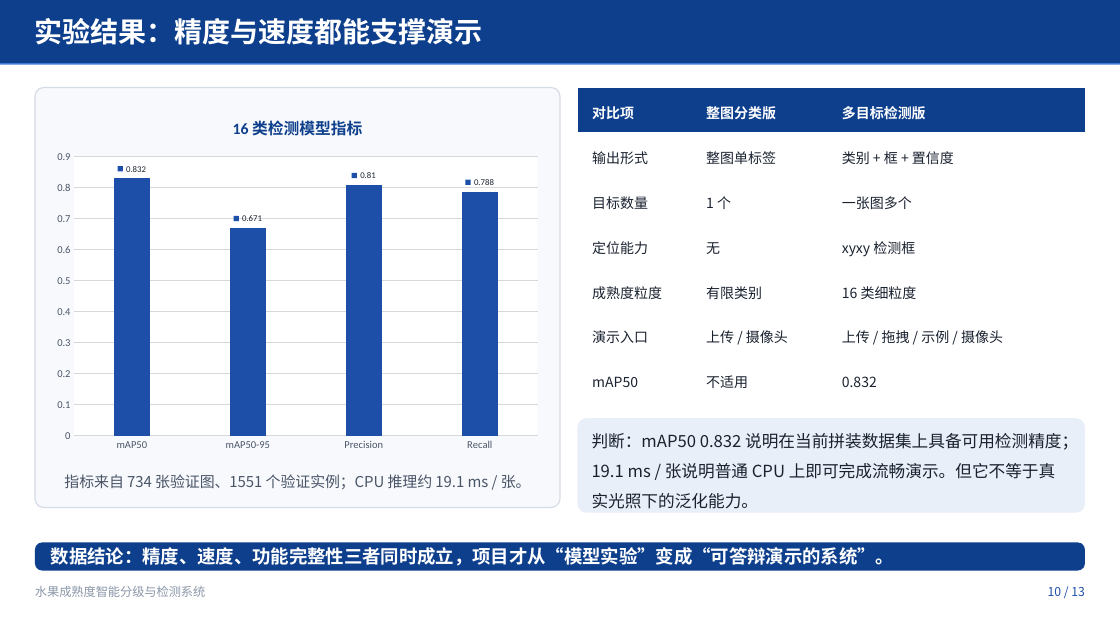
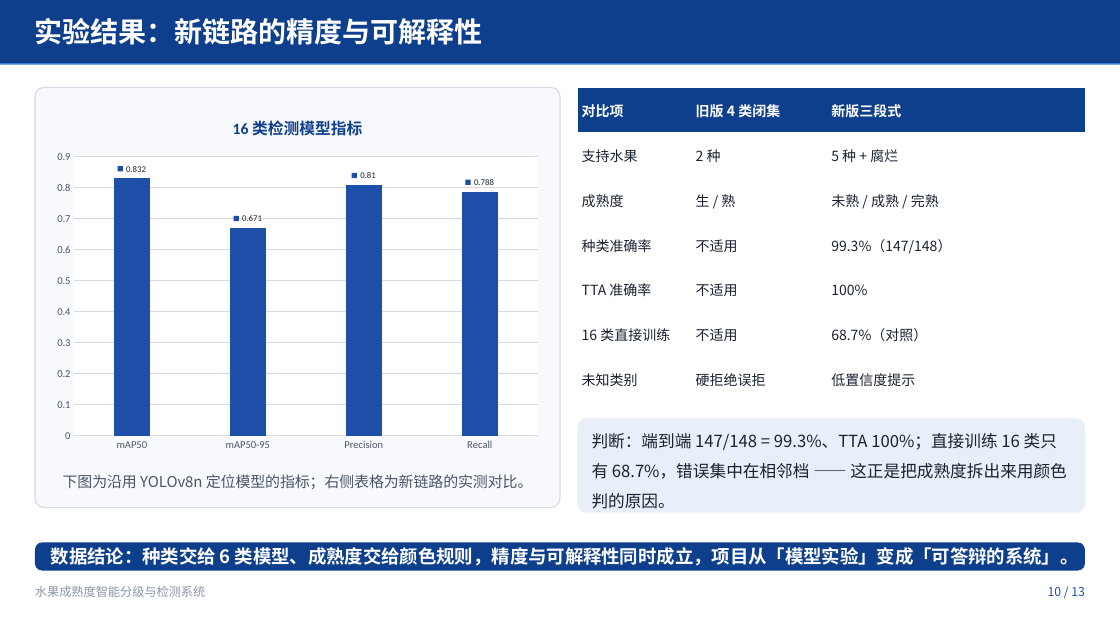
Before and after one commit to wpf1022/fruit-ripeness-detection, a slide deck: slide 10 of 答辩PPT/水果成熟度检测答辩.pptx. Drawn at 1120x630 pixels with LibreOffice and Linux fonts; fonts in the diff are those of the drawing. Boxes give left, top, right and bottom in pixels: in the first picture for what was removed or moved away, otherwise in the second. Text is boxed around its words. In the diff, an @@ line names an element or a change of style, - is before the commit and + after.

```diff
--- a/答辩PPT/水果成熟度检测答辩.pptx
+++ b/答辩PPT/水果成熟度检测答辩.pptx
@@ text at [35, 18, 483, 45]: text changed @@
-实验结果：精度与速度都能支撑演示
+实验结果：新链路的精度与可解释性
@@ table at [578, 87, 1086, 402] @@
-row 1, column 2: 整图分类版
+row 1, column 2: 旧版 4 类闭集
-row 1, column 3: 多目标检测版
+row 1, column 3: 新版三段式
-row 2: 输出形式 | 整图单标签 | 类别 + 框 + 置信度
+row 2: 支持水果 | 2 种 | 5 种 + 腐烂
-row 3: 目标数量 | 1 个 | 一张图多个
+row 3: 成熟度 | 生 / 熟 | 未熟 / 成熟 / 完熟
-row 4: 定位能力 | 无 | xyxy 检测框
+row 4: 种类准确率 | 不适用 | 99.3%（147/148）
-row 5: 成熟度粒度 | 有限类别 | 16 类细粒度
+row 5: TTA 准确率 | 不适用 | 100%
-row 6: 演示入口 | 上传 / 摄像头 | 上传 / 拖拽 / 示例 / 摄像头
+row 6: 16 类直接训练 | 不适用 | 68.7%（对照）
-row 7: mAP50 | 不适用 | 0.832
+row 7: 未知类别 | 硬拒绝误拒 | 低置信度提示
@@ indent changed @@
@@ line spacing 1.2 to 1 @@
@@ text at [592, 433, 1067, 509]: text changed @@
-判断：mAP50 0.832 说明在当前拼装数据集上具备可用检测精度；19.1 ms / 张说明普通 CPU 上即可完成流畅演示。但它不等于真实光照下的泛化能力。
+判断：端到端 147/148 = 99.3%、TTA 100%；直接训练 16 类只有 68.7%，错误集中在相邻档 —— 这正是把成熟度拆出来用颜色判的原因。
@@ text at [63, 474, 533, 489]: text changed @@
-指标来自 734 张验证图、1551 个验证实例；CPU 推理约 19.1 ms / 张。
+下图为沿用 YOLOv8n 定位模型的指标；右侧表格为新链路的实测对比。
@@ text at [51, 547, 1079, 566]: text changed @@
-数据结论：精度、速度、功能完整性三者同时成立，项目才从“模型实验”变成“可答辩演示的系统”。
+数据结论：种类交给 6 类模型、成熟度交给颜色规则，精度与可解释性同时成立，项目从「模型实验」变成「可答辩的系统」。
```
Also in this commit, not shown: 12 other slides changed, 2 other files.
